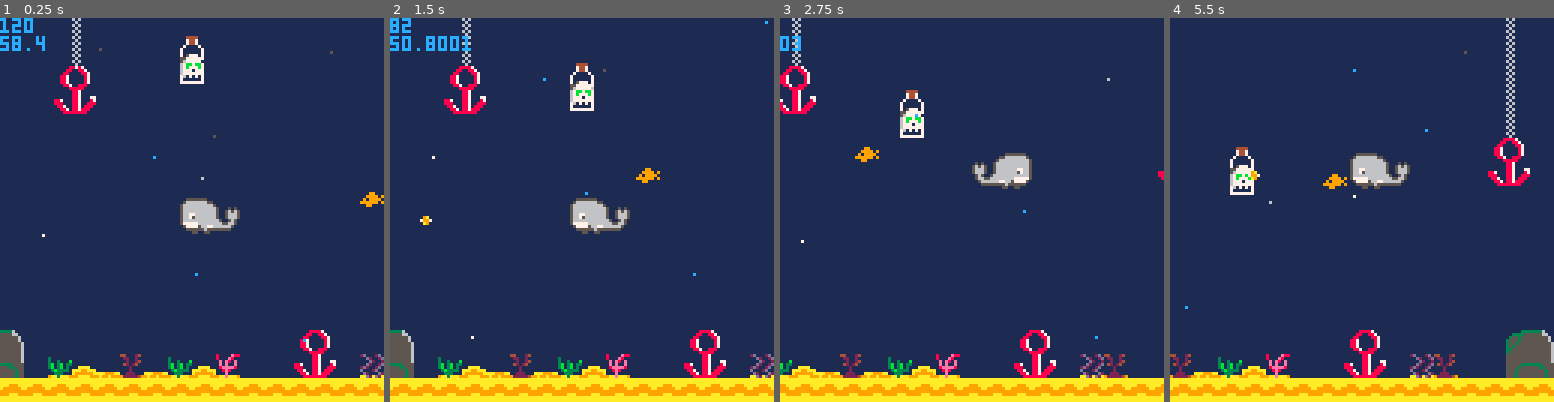
Above: before the commit, frames 1-4 (left to right).
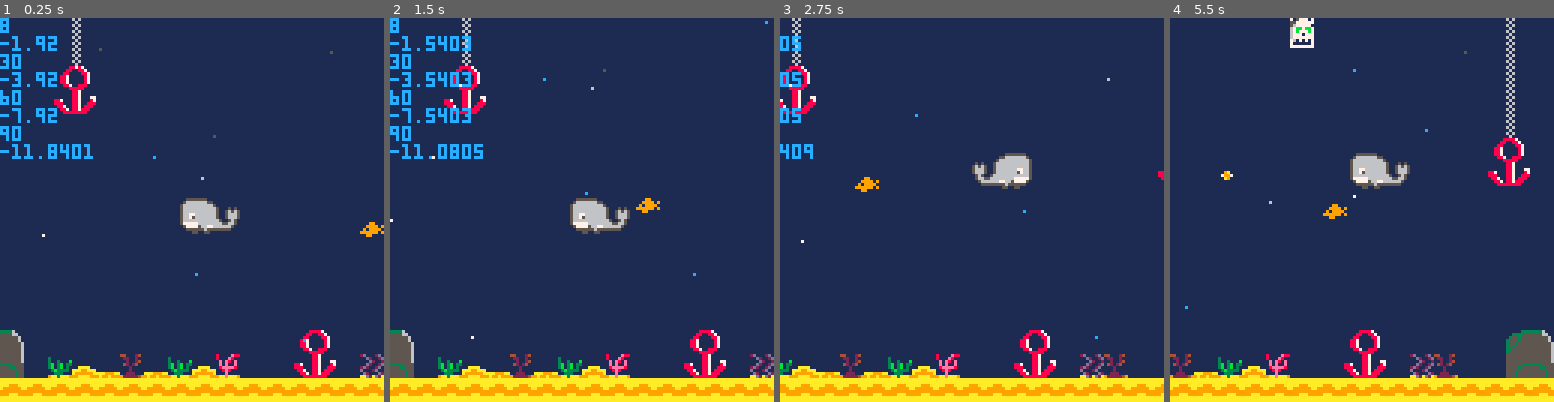
Above: after the commit, the same moments.

Repository: Adrilabelle/projet-collectif-pico-8-mobyEdit-Adri
Game: PICO-8 cartridge moby let play.p8
The game is run twice, just before and just after one commit, with the same random seed, the same clock (stepped at 60 frames per second) and the same inputs.
Inputs:
- Up to frame 1 (0.25 s): no input
- Up to frame 2 (1.5 s): tap X (X key) at 0.33, 1.07 s
- Up to frame 3 (2.75 s): hold Right 1.6-2.1 s; tap X (X key) at 1.85 s; hold Up 2.15-2.42 s; hold Right from 2.47 s (still down)
- Up to frame 4 (5.5 s): tap X (X key) at 2.97, 4.08, 5.2 s; release Right at 3.03 s; hold Left 3.08-3.58 s; hold Down 3.63-3.97 s; hold Right 4.02-4.68 s; hold Up 4.73-5.03 s; hold Left from 5.08 s (still down)

The runs differ from the first frame. In frame 1, 2.3% of the frame differs, in the area x 0-100%, y 0-58%; in frame 2, 2.6%, in the area x 0-71%, y 0-54%; in frame 3, 1.3%; in frame 4, 1.3%.

Commit message:
ajout bouteilles

Diff:
--- a/moby let play.p8
+++ b/moby let play.p8
@@ -2,34 +2,59 @@
 version 38
 __lua__
 function _init()
+--player
 	create_player()
+--bullets
 	bullets={}
-	fishes={}
+
+--dechets
 	dechets={}
+	dechets1={}
+	dechets2={}
+	dechets3={}
 	create_dechet()
+	create_dechet1()
+	create_dechet2()
+	create_dechet3()
+--fish
+ fishes={}
 	create_fish()
+--bubbles
 	create_bubbles()
-
 end
 function _update()
+--player
 	player_movement()
+--fish
 	renew_fish()
 	fish_mouvement()
+--dechets
 	renew_dechet()
 	update_dechets()
+	update_dechets1()
+	update_dechets2()
+ update_dechets3()
+--bullet
 	update_shoot()
 	update_bullets()
+--bubbles
 	update_bubbles()
+--camera
 	update_camera()
-
 end
 function _draw()
+--map
 	cls()
  draw_map()
+--player
  draw_player()
 --fish
  draw_fish()
+--dechets
 	draw_dechet()
+	draw_dechet1()
+	draw_dechet2()
+	draw_dechet3()
 --bullets
 	draw_bullets ()
 --bubbles
@@ -41,33 +66,35 @@
 	map(0,0,0,0,128,64)
 	sprite=64
 	end
-
 --camera
-
 function update_camera()
 	camx=mid(0,p.x-6,150-15)
 	camy=mid(0,p.y-6,64-15)
 	camera(camx*10,camy*15)
 end
-
 --function check_flag(flag,x,y)
 --	local sprite=mget(x,y)
 --	return fget(sprite,flag)
 --end
-
 --function update_camera()
 --camera(x,y)
 --end
-
 --function next_tile()
 --	sprite=mget(x,y)
 --	mset(x,y,sprite+1)
 --end
+--function update_camera()
+--camera(x,y)
+--end
+
+--function next_tile()
+--	sprite=mget(x,y)
+--	mset(x,y,sprite+1)
+--end
 
 
 -->8
 --player
-
 function create_player()
 	p={x=6,
 			y=4,
@@ -100,18 +126,16 @@
 		if(p.y>7) p.y=7
 	--end
 end
-
 function draw_player()
 	spr(p.sprite,p.x*10,p.y*15,3,2,p.flip)
 end
 -->8
 --bullets
-
 function shoot ()
 	new_bullet= {
 		x=newx,
-		y=newy+0.3,
-		speed=0.4,
+		y=newy+.3,
+		speed=0.5,
 		flip=p.flip
 	}
 		if new_bullet.flip==true then
@@ -213,13 +229,36 @@
 	end
 end
 function draw_fish()
-	print(new_fish.x)
-	print(new_fish.y)
 	for f in all(fishes) do
 			spr(
 			f.sprite,
 			f.x,
+			f.y+10
+			)
+			spr(
+			f.sprite,
+			f.x+200,
+			f.y+32
+			)
+			spr(
+			f.sprite,
+			f.x+400,
+			f.y+15
+			)
+			spr(
+			f.sprite,
+			f.x+700,
+			f.y+40
+			)
+			spr(
+			f.sprite,
+			f.x+850,
 			f.y
+			)
+			spr(
+			f.sprite,
+			f.x+350,
+			f.y+5
 			)
 	end
 end
@@ -227,47 +266,156 @@
 --dechet
 function create_dechet()
 	new_dechet={
-			x=60,
-			y=5,
+			x=8,
+			y=-2,
 			sprite=36,
-			speed=0.23
+			speed=0.01
 				--	life=3
 			}
 			add(dechets,new_dechet)
 end
-
 function update_dechets()
 	for e in all(dechets) do
   -- e.x-=e.speed
-  if e.y<112 then
+  if e.y<7 then
    e.y+=e.speed
   end
 	end
 end
-
-
 function renew_dechet()
 	if #dechets== 0 then
 			create_dechet()
 	end
 end
-
 function draw_dechet()
---	print(new_dechet.x)
---	print(new_dechet.y)
+ print(new_dechet.x)
+	print(new_dechet.y)
 	for f in all(dechets) do
-			spr(
-			f.sprite,
-			f.x,
-			f.y,
-			1,
-			2
-			)
+				spr(
+				f.sprite,
+				f.x*10,
+				f.y*15,
+				1,
+				2
+			 )
+	end
+end
+-->8
+--dechet
+function create_dechet1()
+	new_dechet1={
+			x=30,
+			y=-4,
+			sprite=36,
+			speed=0.01
+				--	life=3
+			}
+			add(dechets1,new_dechet1)
+end
+function update_dechets1()
+	for e in all(dechets1) do
+  -- e.x-=e.speed
+  if e.y<7 then
+   e.y+=e.speed
+  end
+	end
+end
+function renew_dechet1()
+	if #dechets1== 0 then
+			create_dechet1()
+	end
+end
+function draw_dechet1()
+ print(new_dechet1.x)
+	print(new_dechet1.y)
+	for f in all(dechets1) do
+				spr(
+				f.sprite,
+				f.x*10,
+				f.y*15,
+				1,
+				2
+				)
+	end
+end
+-->8
+--dechet
+function create_dechet2()
+	new_dechet2={
+			x=60,
+			y=-8,
+			sprite=36,
+			speed=0.01
+				--	life=3
+			}
+			add(dechets2,new_dechet2)
+end
+function update_dechets2()
+	for e in all(dechets2) do
+  -- e.x-=e.speed
+  if e.y<7 then
+   e.y+=e.speed
+  end
+	end
+end
+function renew_dechet()
+	if #dechets== 0 then
+			create_dechet2()
+	end
+end
+function draw_dechet2()
+ print(new_dechet2.x)
+	print(new_dechet2.y)
+	for f in all(dechets2) do
+				spr(
+				f.sprite,
+				f.x*10,
+				f.y*15,
+				1,
+				2
+				)
+	end
+end
+-->8
+--dechet
+function create_dechet3()
+	new_dechet3={
+			x=90,
+			y=-12,
+			sprite=36,
+			speed=0.02
+				--	life=3
+			}
+			add(dechets3,new_dechet3)
+end
+function update_dechets3()
+	for e in all(dechets3) do
+  -- e.x-=e.speed
+  if e.y<7 then
+   e.y+=e.speed
+  end
+	end
+end
+function renew_dechet3()
+	if #dechets3== 0 then
+			create_dechet3()
+	end
+end
+function draw_dechet3()
+ print(new_dechet3.x)
+	print(new_dechet3.y)
+	for f in all(dechets3) do
+				spr(
+				f.sprite,
+				f.x*10,
+				f.y*15,
+				1,
+				2
+				)
 	end
 end
 -->8
 --collision
-
 --function collision(a,b)
 --		if a.x>b.y
 --		or a.y>b.y+8
@@ -286,23 +434,6 @@
 										or a.y+8<b.y
 										)
 end
-
---function colission2()
--- for b in all(bullets) do
--- 	if collision(e,b) then
--- 			del(bullets,b)
--- 			e.life-=1
--- 			if e.life==0 then
--- 				del(dechets,e)
--- 			end
--- 	end
--- end
-…(6 lines of a section not shown)…
 __gfx__
 0000000000555555500000000000000081111e882d1112d100000000111111110000000000000000000000004411124161611111111111188887111111111111
 000000000566666665500000000000008111e81111d2112d00000000311111110000000000000000000000001221121116111111111111881188711111111111
